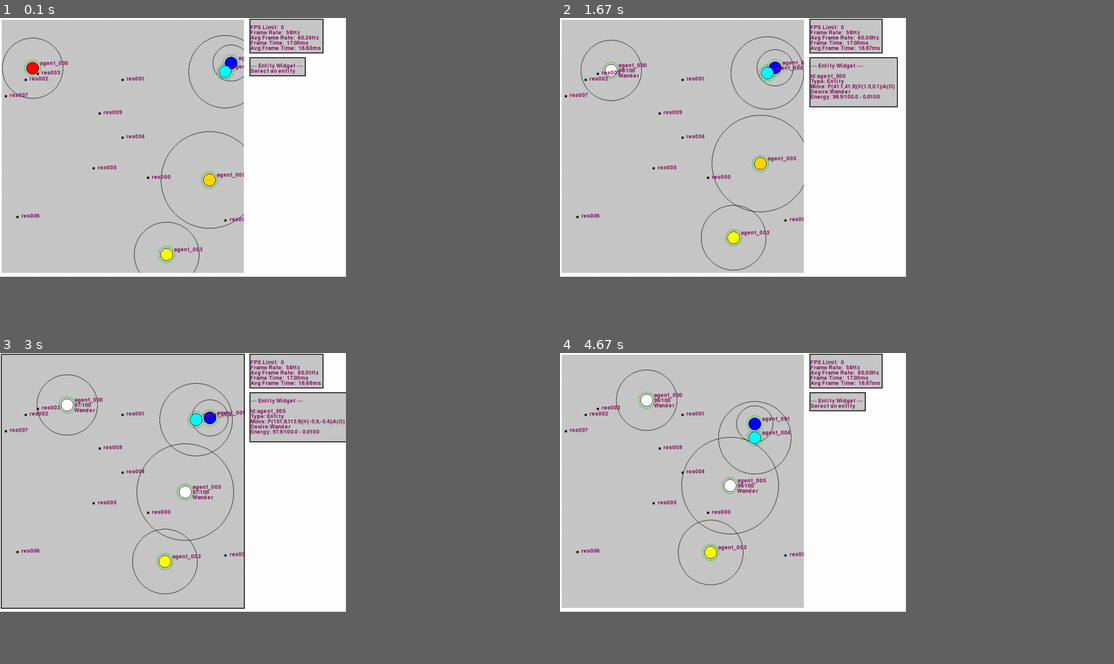
Above: before the commit, frames 1-4 (two rows, left to right).
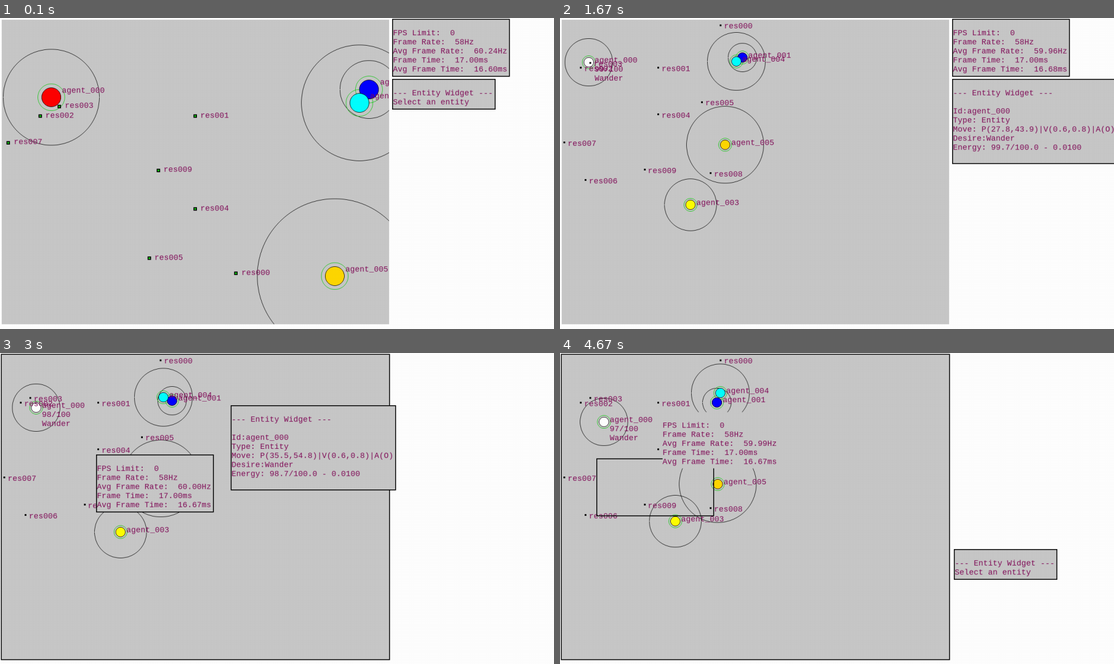
Above: after the commit, the same moments.

Repository: raphaelpaiva/py_creatures
Game: pygame game, started from main.py
Same seed, same stepped clock (60 frames per second), same inputs: the game is played once before the commit and once after it.
Inputs (mouse positions are in pixels of both pictures, inside the frame that each line leads up to):
- Up to frame 1 (0.1 s): no input
- Up to frame 2 (1.67 s): tap = at 0.33 s; hold R 0.67-1.13 s; click (626, 73) at 1.22 s; tap - at 1.5 s
- Up to frame 3 (3 s): press the mouse at (448, 380) at 1.87 s; move the mouse to (404, 408) at 1.97 s; release the mouse at (354, 433) at 2.1 s; press the mouse at (354, 433) at 2.2 s; move the mouse to (254, 458) at 2.3 s; release the mouse at (155, 483) at 2.43 s; press the mouse at (470, 455) at 2.53 s; move the mouse to (393, 452) at 2.63 s; release the mouse at (310, 446) at 2.77 s; press the mouse at (470, 455) at 2.87 s; move the mouse to (299, 530) at 2.97 s
- Up to frame 4 (4.67 s): release the mouse at (692, 604) at 3.1 s; press the mouse at (842, 421) at 3.2 s; move the mouse to (820, 511) at 3.3 s; release the mouse at (803, 604) at 3.43 s; press the mouse at (715, 483) at 3.53 s; move the mouse to (687, 483) at 3.63 s; release the mouse at (654, 486) at 3.77 s; press the mouse at (803, 604) at 3.87 s; move the mouse to (909, 552) at 3.97 s; release the mouse at (1014, 502) at 4.1 s; press the mouse at (1014, 502) at 4.2 s; move the mouse to (1008, 533) at 4.3 s; release the mouse at (1003, 564) at 4.43 s; press the mouse at (654, 486) at 4.53 s; move the mouse to (720, 440) at 4.63 s
In our replay, the window is 562x421 before the commit and 900x506 after it. These sizes can differ from the game's own. Grey fills any space a smaller window leaves; there, only what the larger window draws over its background counts as a difference.

The runs differ from the first frame. In frame 1, 40% of the frame differs, in the area x 0-93%, y 0-99%; in frame 2, 45%, in the area x 0-100%, y 0-99%; in frame 3, 35%; in frame 4, 38%.

Commit message:
Adding reset functionality and others
* Better screen size & layout
* Too many things in one commit, I know.
* Passing app to render system is ugly, I know
* Render system should be separate from simulation

Diff:
--- a/app/render_system/constants.py
+++ b/app/render_system/constants.py
@@ -5,8 +5,8 @@
 MIDDLE_LAYER  = 1
 BOTTOM_LAYER  = 2
 
-SCREEN_WIDTH  = 800
-SCREEN_HEIGHT = 600
+SCREEN_WIDTH  = 1280
+SCREEN_HEIGHT = 720
 ZOOM_LEVEL    = 0.95
 BORDER_WIDTH  = 2
 WORLD_MARGIN  = 5
--- a/app/render_system/render_system.py
+++ b/app/render_system/render_system.py
@@ -11,13 +11,13 @@
 from core.system import System
 from core.world import World
 from .constants import (FPS_LIMIT, GREEN, ORIGIN, SCREEN_HEIGHT, SCREEN_WIDTH, WHITE,
-                        UISize)
+                        UISize, WORLD_MARGIN)
 from .mouse_handler import mouse
 from .stats import Stats
 
 
 class RenderSystem(System):
-  def __init__(self, world: World) -> None:
+  def __init__(self, world: World, app) -> None:
     super().__init__()
     self.top_hovering_widget = None
     self.world = world
@@ -26,10 +26,11 @@
     self.fps_limit = FPS_LIMIT
     self.ui_stack: List[Widget] = []
     self.mouse = mouse
+    self.app = app
 
     pg.init()
     self.screen = pg.display.set_mode(self.screen_size.as_tuple())
-    self.font = pg.font.SysFont(None, 18)
+    self.font = pg.font.SysFont('monospace', 18)
 
     self.clock = pg.time.Clock()
     self.stats.frametime = self.clock.tick(self.fps_limit)
@@ -57,16 +58,16 @@
     )
 
     self.stats_widget = TextWidget(
-      self.screen, 'Framerate: 0000.0 fps\nOpa!',
-      position=Vector(self.screen.get_width() - 225, 0),
+      self.screen, 'Framerate: 0000.0 fps\nplaceholder\nplaceholder\nplaceholder\nplaceholder',
+      position=Vector(self.world_widget.position.x + self.world_widget.style.size.width + WORLD_MARGIN, 0),
       style=Style(font=self.font)
     )
     self.entity_widget = EntityWidget(
       self.screen,
       None,
       position=Vector(
-        self.screen.get_width() - 225,
-        45 + self.stats_widget.position.y + self.stats_widget.style.size.height
+        self.world_widget.position.x + self.world_widget.style.size.width + WORLD_MARGIN,
+        WORLD_MARGIN + self.stats_widget.position.y + self.stats_widget.style.size.height
       ),
       style=Style(font=self.font)
     )
@@ -131,6 +132,16 @@
       if e.type == pg.MOUSEBUTTONUP:
         if self.top_hovering_widget:
           self.top_hovering_widget.on_mouse_up()
+      if e.type == pg.KEYUP:
+        if e.key == pg.K_ESCAPE:
+          pg.quit()
+          sys.exit()
+        if e.key == pg.K_r:
+          self.app.reset()
+        if e.key == pg.K_EQUALS:
+          self.world_widget.scale *= 2
+        if e.key == pg.K_MINUS:
+          self.world_widget.scale /= 2
       if event.type == pg.QUIT:
         pg.quit()
         sys.exit()
--- a/app/render_system/stats.py
+++ b/app/render_system/stats.py
@@ -23,7 +23,7 @@
     }
 
   def __str__(self) -> str:
-    return '\n'.join([k + ' ' + v for k,v in self.get_stats_dict().items()])
+    return '\n'.join([k + ' ' + v for k,v in self.get_stats_dict().items()]).strip()
 
   @property
   def frametime(self) -> float:
--- a/main.py
+++ b/main.py
@@ -13,51 +13,86 @@
 from app.sensor.sensor_system import SensorSystem
 from core.world import World
 
+MODE_SIMULATION = 'simulation'
+MODE_BENCHMARK = 'benchmark'
+
 DEFAULT_FILENAME = 'scenarios/blue_creatures.yml'
 DEFAULT_FRAME_NUMBER = 'infinite'
+DEFAULT_MODE = MODE_SIMULATION
 BENCHMARK_FRAME_NUMBER = 1000
+
+
+class Application(object):
+  def __init__(self, filename: str, mode: str = DEFAULT_MODE):
+    super().__init__()
+    self.filename: str = filename
+    self.mode: str = mode
+
+    self.world: World | None = None
+
+    self.is_running = True
+
+  def load(self):
+    try:
+      frame = Loader(self.filename).load()
+      self.world: World = frame.world
+      self.world.add_system(BrainSystem(self.world))
+      self.world.add_system(SensorSystem())
+      self.world.add_system(DesireSystem())
+      self.world.add_system(ActionSystem())
+      self.world.add_system(MovementSystem(self.world))
+      self.world.add_system(EnergySystem(self.world))
+      self.world.add_system(RenderSystem(self.world, self))
+
+    except ParseException as e:
+      print(e)
+      exit(1)
+
+  def run(self):
+    if self.is_benchmark:
+      self.benchmark_loop()
+    else:
+      self.infinite_loop()
+
+  def benchmark_loop(self):
+    self.is_running = True
+    print('Benchmarking...')
+    for frame in range(BENCHMARK_FRAME_NUMBER):
+      progress = 100 * frame / BENCHMARK_FRAME_NUMBER
+      print(progress)
+
+      self.world.update()
+    self.is_running = False
+
+  def infinite_loop(self):
+    while self.is_running:
+      self.world.update()
+
+  def reset(self):
+    self.load()
+
+  def quit(self):
+    self.is_running = False
+
+  @property
+  def is_benchmark(self) -> bool:
+    return self.mode is MODE_BENCHMARK
+
 
 def main():
   filename = DEFAULT_FILENAME
   if len(sys.argv) > 1:
     filename = sys.argv[1]
-  benchmark = len(sys.argv) > 2 and sys.argv[2] == '-b'
+  is_benchmark = len(sys.argv) > 2 and sys.argv[2] == '-b'
 
   try:
-    frame = Loader(filename).load()
-    world: World = frame.world
-    world.add_system(BrainSystem(world))
-    world.add_system(SensorSystem())
-    world.add_system(DesireSystem())
-    world.add_system(ActionSystem())
-    world.add_system(MovementSystem(world))
-    world.add_system(EnergySystem(world))
-    world.add_system(RenderSystem(world))
-
-    if benchmark:
-      benchmark_loop(world)
-    else:
-      infinite_loop(world)
-
-  except ParseException as e:
-    print(e)
-    exit(1)
+    app = Application(filename, MODE_BENCHMARK if is_benchmark else DEFAULT_MODE)
+    app.load()
+    app.run()
+    sys.exit(0)
   except Exception as e:
-    traceback.print_exc() #sys.exc_info()[2]
+    traceback.print_exc()  # sys.exc_info()[2]
     exit(255)
-
-def infinite_loop(world: World):
-  while True:
-    world.update()
-
-def benchmark_loop(world):
-  print('Benchmarking...')
-  progress = 0
-  for frame in range(BENCHMARK_FRAME_NUMBER):
-    progress = 100 * frame / BENCHMARK_FRAME_NUMBER
-    print(progress)
-
-    world.update()
 
 def time_ms():
     return time() / 1000
